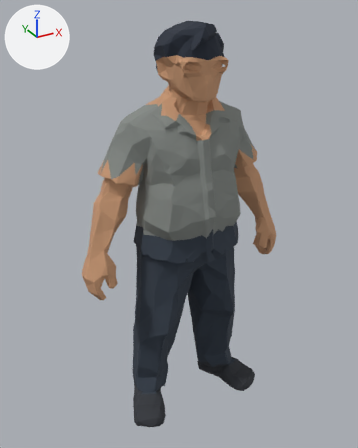
Before and after pictures for a commit that changed the glTF model assets/models/ready/guest_3/guest_3.glb.
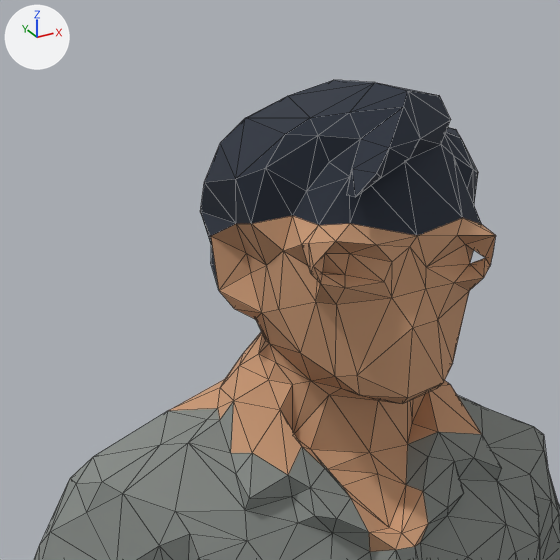
Each version appears first whole from a 50 mm camera at (-0.97, -1.678, 1.728) aimed at (-0.029, 0.032, 0.873), and next in a close-up on the part from 29% to 68% of the width and 0% to 32% of the height. Lighting does not change. The marker at upper left points along +X, +Y and +Z. The last two pictures show the newer version. The close-ups show mesh edges as thin lines. Vertices at exactly the same position are counted once.

In view in the first close-up: 'Batch_guest_3Mesh'.
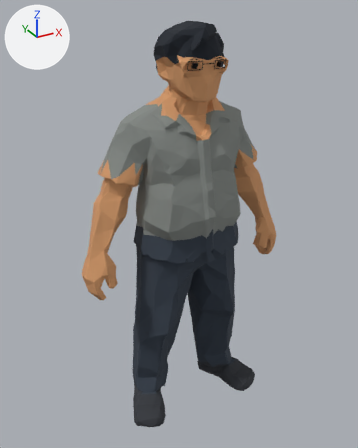
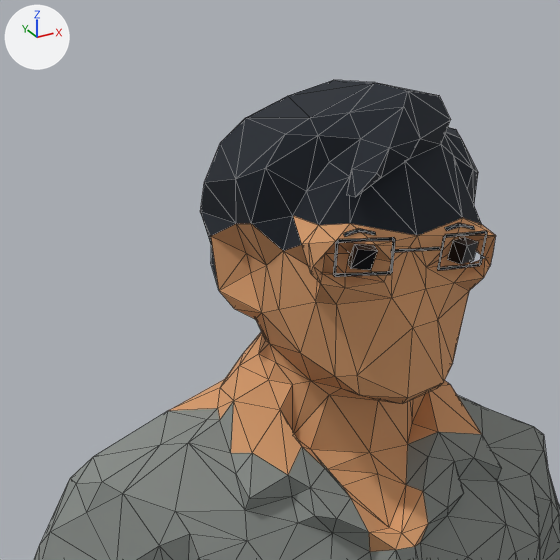
Pixel boxes (x1, y1, x2, y2) of what changed, in the close-ups (560 x 560 px; the box of a moved part takes in the faces that stretch with it):
'CharacterFaceDetails', added (black)
    after: (333, 223, 488, 277)
    faces in mat_guest_3_rineye (black #090a14): (348, 237, 478, 270)
    faces in mat_guest_3_frame (black #090a14): (333, 231, 488, 277)
    faces in mat_guest_3_brow (black #151d28): (343, 223, 475, 236)
part 1 of me_batch_guest_3mesh, moved or reshaped
    both: (239, 144, 496, 560)

What changed in the scene script:
```text
Add mat_guest_3_rineye:
    mat_guest_3_rineye = principled_material('guest_3_RinEye')
    mat_guest_3_rineye.base_color = (0.00273, 0.00304, 0.007)  # black #090a14
    mat_guest_3_rineye.metallic = 0.4
    mat_guest_3_rineye.roughness = 0.415
Add mat_guest_3_brow:
    mat_guest_3_brow = principled_material('guest_3_Brow')
    mat_guest_3_brow.base_color = (0.0075, 0.0123, 0.0212)  # black #151d28
    mat_guest_3_brow.roughness = 0.9
Add mat_guest_3_frame:
    mat_guest_3_frame = principled_material('guest_3_Frame')
    mat_guest_3_frame.base_color = (0.00273, 0.00304, 0.007)  # black #090a14
    mat_guest_3_frame.roughness = 0.9
Change me_batch_guest_3mesh:
    where me_batch_guest_3mesh.from_pydata(...)  # 1495 vertices, 3000 faces; spans x -0.47..0.47, y -0.18..0.18, z 0.0..1.68
    used by ob_batch_guest_3mesh; location = (0.0, 0.0, 0.0)
    me_batch_guest_3mesh part 1: 55 of 1495 vertices moved; they spanned x -0.09..0.12, y -0.13..0.15, z 1.27..1.57 and now span x -0.09..0.12, y -0.13..0.15, z 1.27..1.57; mean shift (0.0, 0.0, 0.0); largest move (0.06, -0.11, 1.57) -> (0.08, 0.15, 1.33)
Add me_characterfacedetails:
    me_characterfacedetails.from_pydata(...)  # 81 vertices, 76 faces; spans x -0.081..0.081, y -0.14..-0.109, z 1.523..1.562
    # faces by material slot: [16, 36, 24]
    me_characterfacedetails.materials.append(mat_guest_3_brow)  # black #151d28
    me_characterfacedetails.materials.append(mat_guest_3_frame)  # black #090a14
    me_characterfacedetails.materials.append(mat_guest_3_rineye)  # black #090a14
Add ob_characterfacedetails:
    ob_characterfacedetails = bpy.data.objects.new('CharacterFaceDetails', me_characterfacedetails)
    ob_characterfacedetails.location = (0.0, 0.0, 0.0)
```
